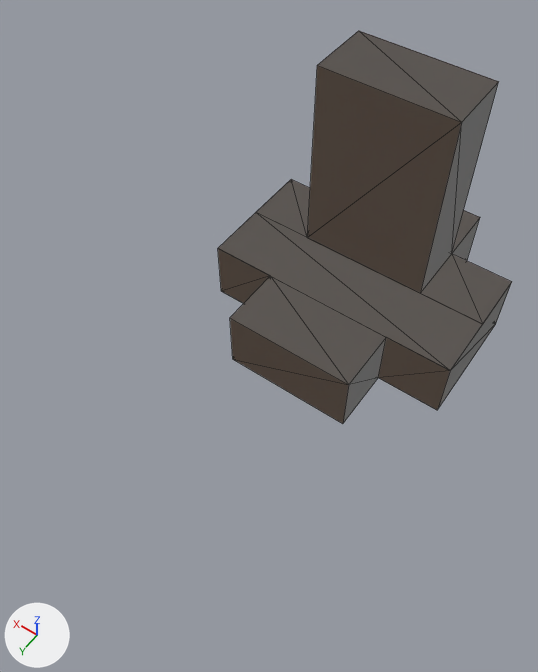
One commit to the glTF model assets/models/animals/duck/foot.glb: the scene before it, then after it.
Before and after are seen from a 50 mm lens placed at (-0.213, 0.451, 0.58), pointed at (0.007, 0.143, 0.097). Every picture has the same lights, and +X, +Y and +Z are marked at lower left. The older version comes first. Mesh edges are drawn as thin lines. Where no turn or scale is listed for an object, it has been applied to the vertices. Vertices at exactly the same position are counted once.

In view in the first picture: 'VoxelShadowProxy'.
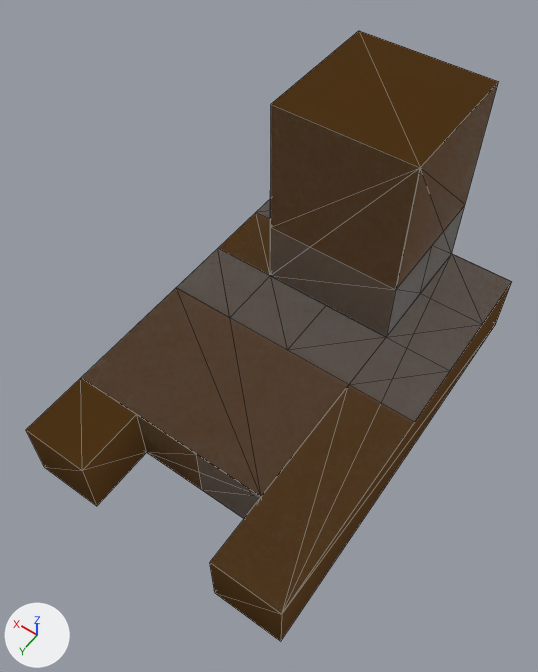
The change, as a diff of the scene's bpy script:
```diff
--- a/assets/models/animals/duck/foot.glb.py
+++ b/assets/models/animals/duck/foot.glb.py
@@ me_main_visual @@
 # used by ob_voxelvisual; location = (0.0, 0.0, 0.0)
-me_main_visual.from_pydata(...)  # 32 vertices, 50 faces; spans x -0.125..0.125, y -0.125..0.125, z 0.0..0.25
+me_main_visual.from_pydata(...)  # 47 vertices, 66 faces; spans x -0.125..0.125, y -0.062..0.312, z 0.0..0.25
+# me_main_visual part 1
+# 13 vertices are removed from x -0.125..0.125, y -0.125..0.125, z 0.0..0.25
+# 46 faces are deleted
+# 12 vertices are added at x -0.062..0.125, y 0.062..0.312, z 0.0..0.25
+# 6 new vertices lie (0.0, 0.0, 0.063) away from vertices in x -0.062..0.062, y -0.062..0.062, z 0.062
+# 5 new vertices lie (0.0, 0.374, 0.0) away from vertices in x -0.125..0.125, y -0.062, z 0.0..0.062
+# 5 new vertices lie (-0.063, 0.0, 0.0) away from vertices in x -0.062..0.125, y 0.125..0.312, z 0.0..0.062
+# 62 new faces join them
+# me_main_visual part 2: 2 kept faces spanning x -0.125..-0.062, y -0.062..0.0, z 0.062 get new vertex colours; the middle colour goes from orange #c68a43 to orange #bd8340
 me_main_visual.materials.append(mat_vertex_color_unlit)
@@ me_main_shadow @@
 # used by ob_voxelshadowproxy; location = (0.0, 0.0, 0.0)
-me_main_shadow.from_pydata(...)  # 32 vertices, 50 faces; spans x -0.125..0.125, y -0.125..0.125, z 0.0..0.25
+me_main_shadow.from_pydata(...)  # 28 vertices, 40 faces; spans x -0.125..0.125, y -0.062..0.312, z 0.0..0.25
+# me_main_shadow part 3
+# 20 vertices are removed from x -0.125..0.125, y -0.125..0.125, z 0.0..0.25
+# 48 faces are deleted
+# 10 vertices are added at x -0.062..0.125, y 0.062..0.312, z 0.0..0.25
+# 6 new vertices lie (0.0, 0.374, 0.0) away from vertices in x -0.125..0.125, y -0.062, z 0.0..0.062
+# 38 new faces join them
 me_main_shadow.materials.append(mat_vertex_color_unlit_001)
```

What differs and where, as boxes (x1, y1, x2, y2) in the pictures (538 x 672 px; the box of a moved part takes in the faces that stretch with it):
'VoxelVisual', reshaped (not visible before)
    after: (26, 31, 512, 642)
'VoxelShadowProxy', reshaped
    before: (218, 31, 512, 424)
    after: (82, 87, 511, 608)
part 1 of me_main_visual, moved or reshaped (not visible before)
    after: (26, 31, 512, 642)
part 2 of me_main_visual, recoloured
    after: (423, 254, 512, 323)
